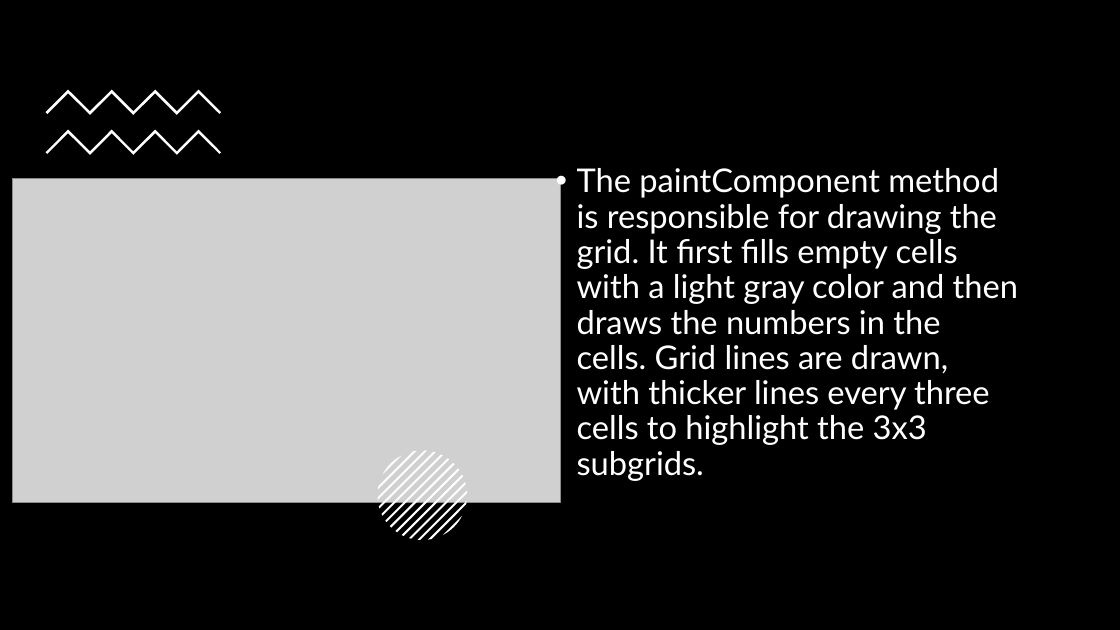
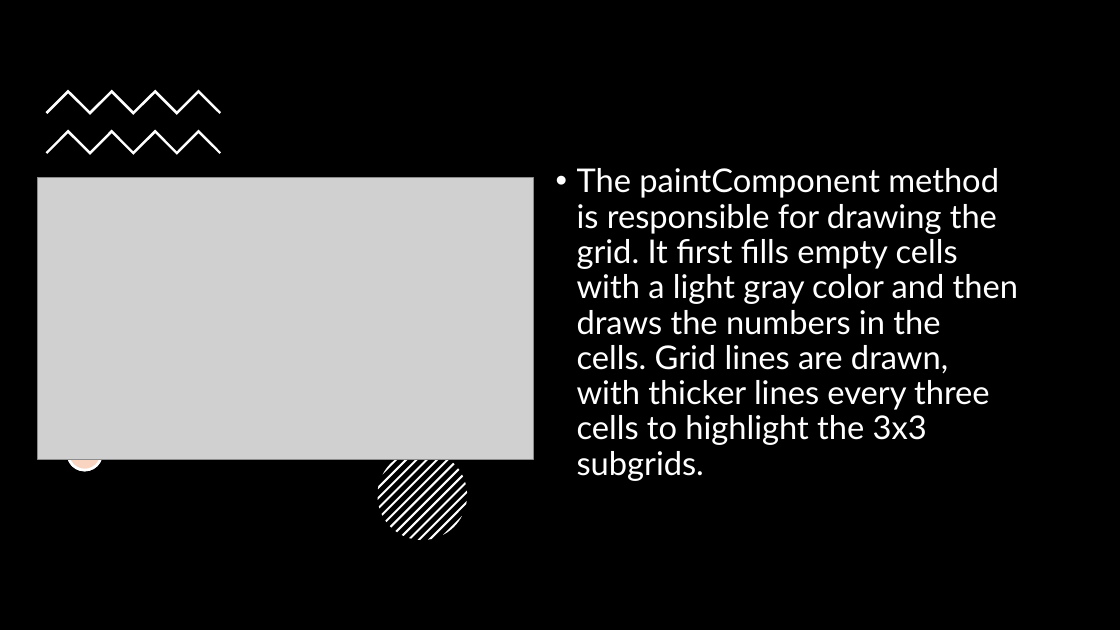
Before and after one commit to Abhishek-Maurya2/sudokuSolver, a slide deck: slide 6 of Sudoku Solver.pptx. Drawn at 1120x630 pixels with LibreOffice and Linux fonts; fonts in the diff are those of the drawing; grey boxes stand for pictures. Boxes give left, top, right and bottom in pixels: in the first picture for what was removed or moved away, otherwise in the second. Text is boxed around its words. In the diff, an @@ line names an element or a change of style, - is before the commit and + after.

```diff
--- a/Sudoku Solver.pptx
+++ b/Sudoku Solver.pptx
@@ picture: place and size @@
-picture at <box>13,178,560,502</box>
+picture at <box>37,178,534,460</box>
@@ ellipse added at <box>68,437,102,471</box>, fill #FFFFFF, outline #FFFFFF 2.25 pt @@
@@ ellipse added at <box>68,437,102,471</box>, fill #E97132 at 30% opacity, outline #FFFFFF 2.25 pt @@
```
Also in this commit, not shown: 2 other slides changed, 3 other files.
